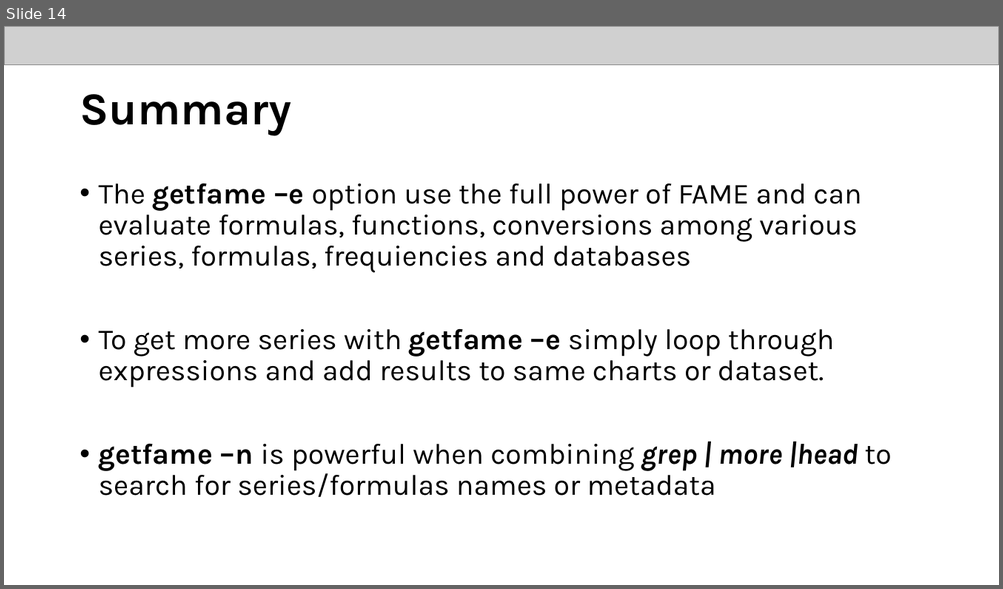
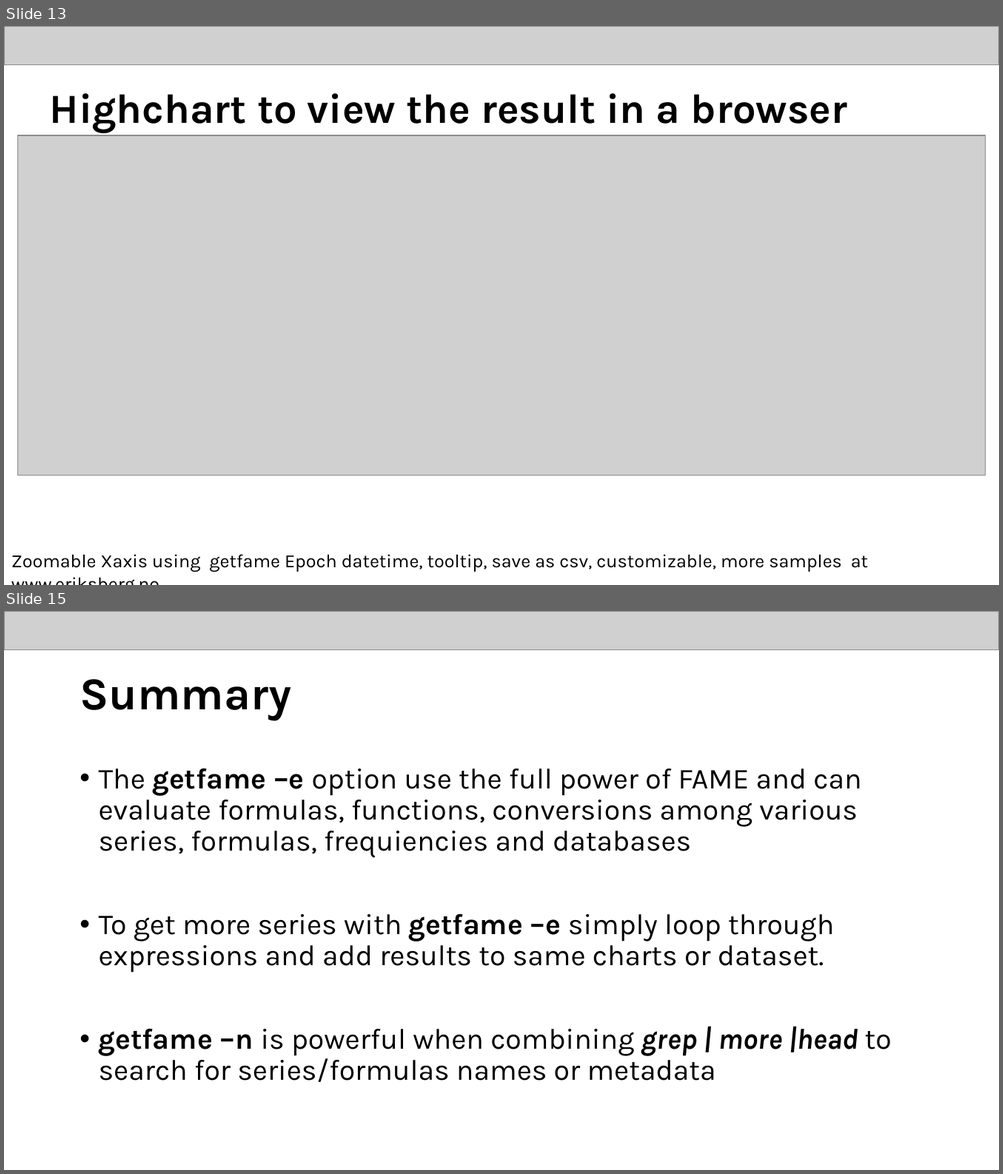
Before and after one commit to eriksoeb/getfame, a slide deck: getfame.pptx. Shown one above the other, each under a label of ours: slide 14 before the commit, slides 13 and 15 after it; the slides between them are not shown. The pictures are 1003x589 and 1003x1174 pixels, drawn with LibreOffice and Linux fonts; fonts in the diff are those of the drawing; grey boxes stand for pictures. Boxes give left, top, right and bottom in pixels: in the first picture for what was removed or moved away, otherwise in the second. Text is boxed around its words. In the diff, an @@ line names an element or a change of style, - is before the commit and + after.

```diff
--- a/getfame.pptx
+++ b/getfame.pptx
@@ slide 13 added at [4, 26, 999, 585], background #FFFFFF @@
@@ picture added at [4, 26, 999, 65] @@
@@ title added at [50, 93, 848, 133], 40 pt, text #000000, bold @@
+Highchart to view the result in a browser
@@ picture added at [18, 136, 985, 476] @@
@@ text added at [11, 554, 868, 572], 18 pt, text #000000 @@
+Zoomable Xaxis using getfame Epoch datetime, tooltip, save as csv, customizable, more samples at www.eriksberg.no
@@ what was slide 14 is now slide 15 @@
```
Also in this commit, not shown: 9 slides changed, 1 other file.
